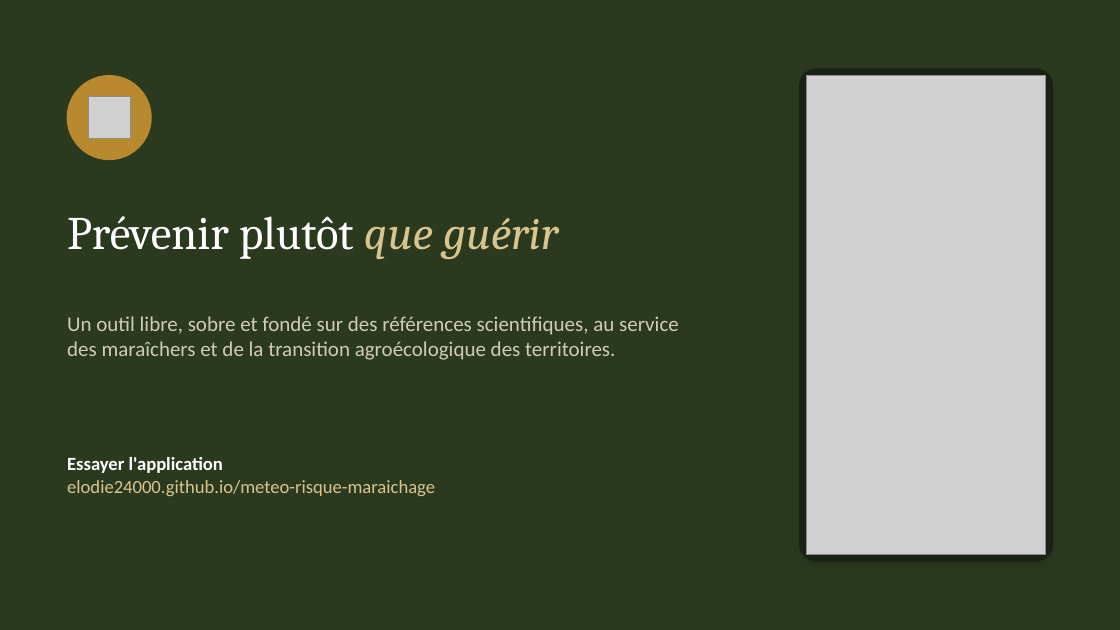
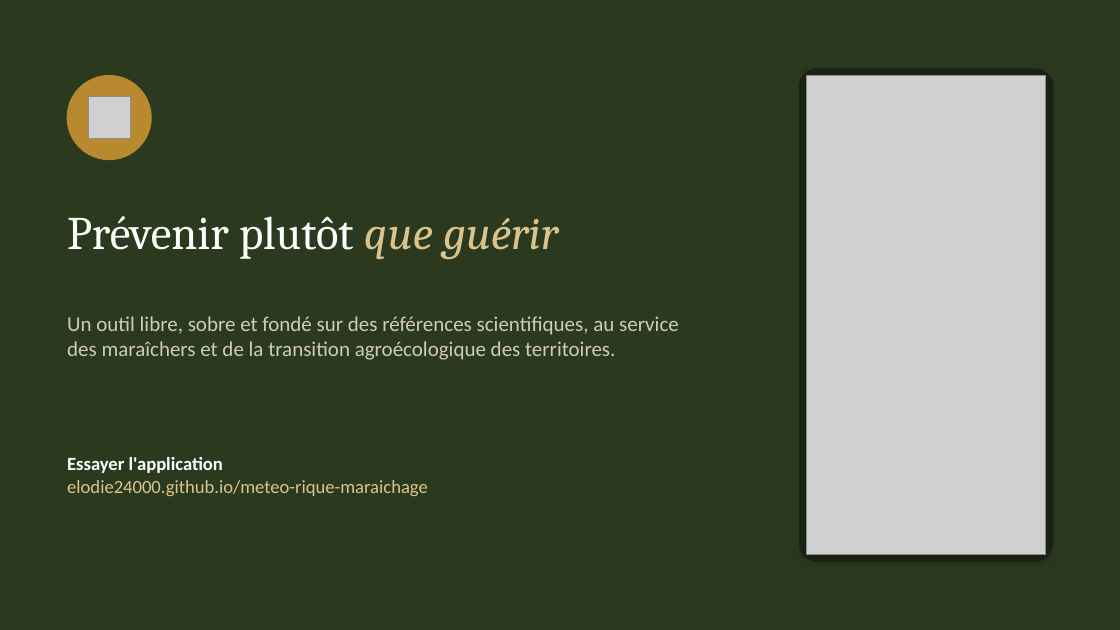
Before and after one commit to elodie24000/meteo-rique-maraichage, a slide deck: slide 11 of presentation/Presentation_outil_maraichage.pptx. Drawn at 1120x630 pixels with LibreOffice and Linux fonts; fonts in the diff are those of the drawing; grey boxes stand for pictures. Boxes give left, top, right and bottom in pixels: in the first picture for what was removed or moved away, otherwise in the second. Text is boxed around its words. In the diff, an @@ line names an element or a change of style, - is before the commit and + after.

```diff
--- a/presentation/Presentation_outil_maraichage.pptx
+++ b/presentation/Presentation_outil_maraichage.pptx
@@ text at (x1=67, y1=480, x2=428, y2=496): text changed @@
-elodie24000.github.io/meteo-risque-maraichage
+elodie24000.github.io/meteo-rique-maraichage
```
Also in this commit, not shown: 1 other slide changed, 6 other files.
